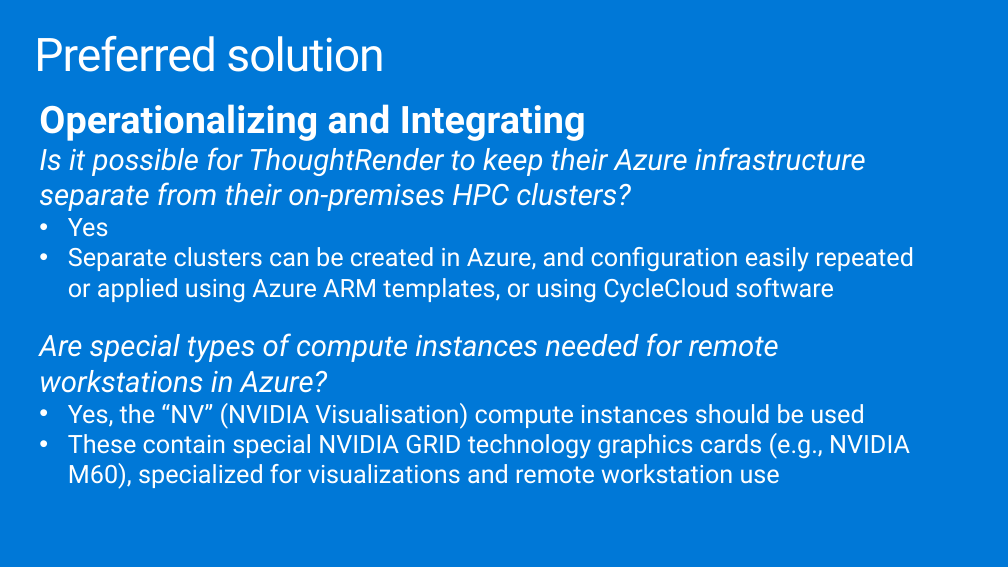
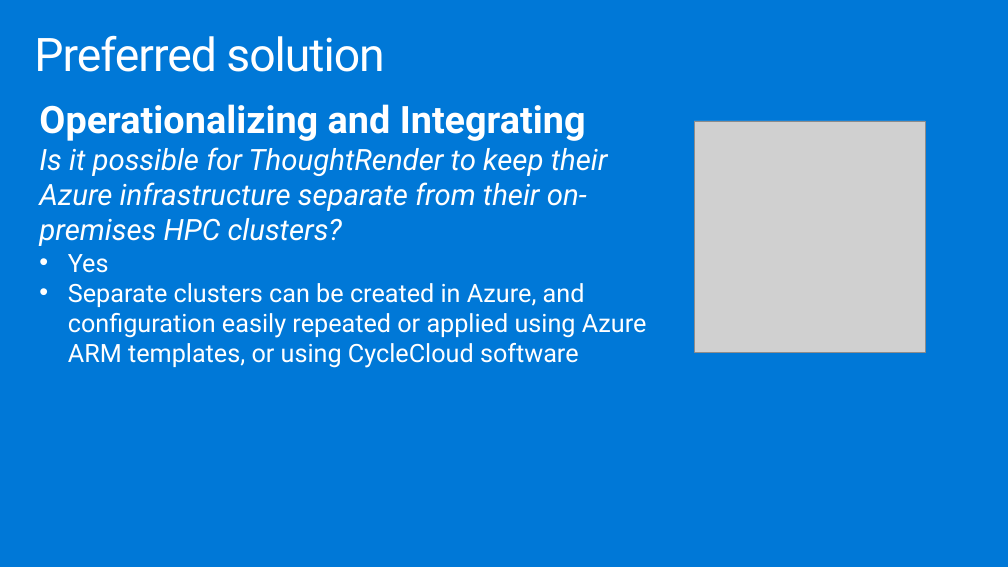
Before and after one commit to givenscj/MCW-High-Performance-Computing, a slide deck: slide 25 of Whiteboard design session/WDS trainer presentation - Big Compute.pptx (slide 22 before the commit). Drawn at 1008x567 pixels with LibreOffice and Linux fonts; fonts in the diff are those of the drawing; grey boxes stand for pictures. Boxes give left, top, right and bottom in pixels: in the first picture for what was removed or moved away, otherwise in the second. Text is boxed around its words. In the diff, an @@ line names an element or a change of style, - is before the commit and + after.

```diff
--- a/Whiteboard design session/WDS trainer presentation - Big Compute.pptx
+++ b/Whiteboard design session/WDS trainer presentation - Big Compute.pptx
@@ picture added at [694, 121, 926, 352] @@
@@ text at [39, 333, 910, 489]: paragraphs removed @@
-Are special types of compute instances needed for remote workstations in Azure?
-• Yes, the “NV” (NVIDIA Visualisation) compute instances should be used
-• These contain special NVIDIA GRID technology graphics cards (e.g., NVIDIA M60), specialized for visualizations and remote workstation use
```
Also in this commit, not shown: 1 other slide changed, 4 slides added.
